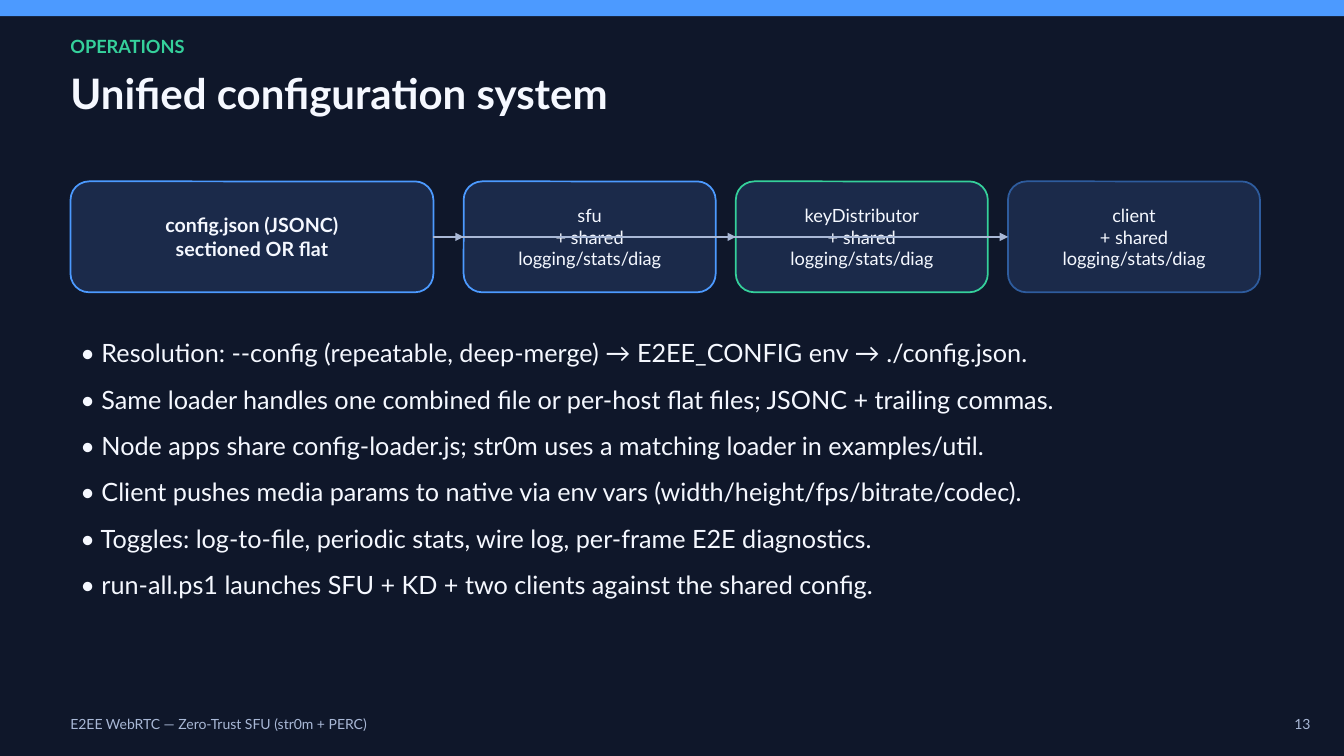
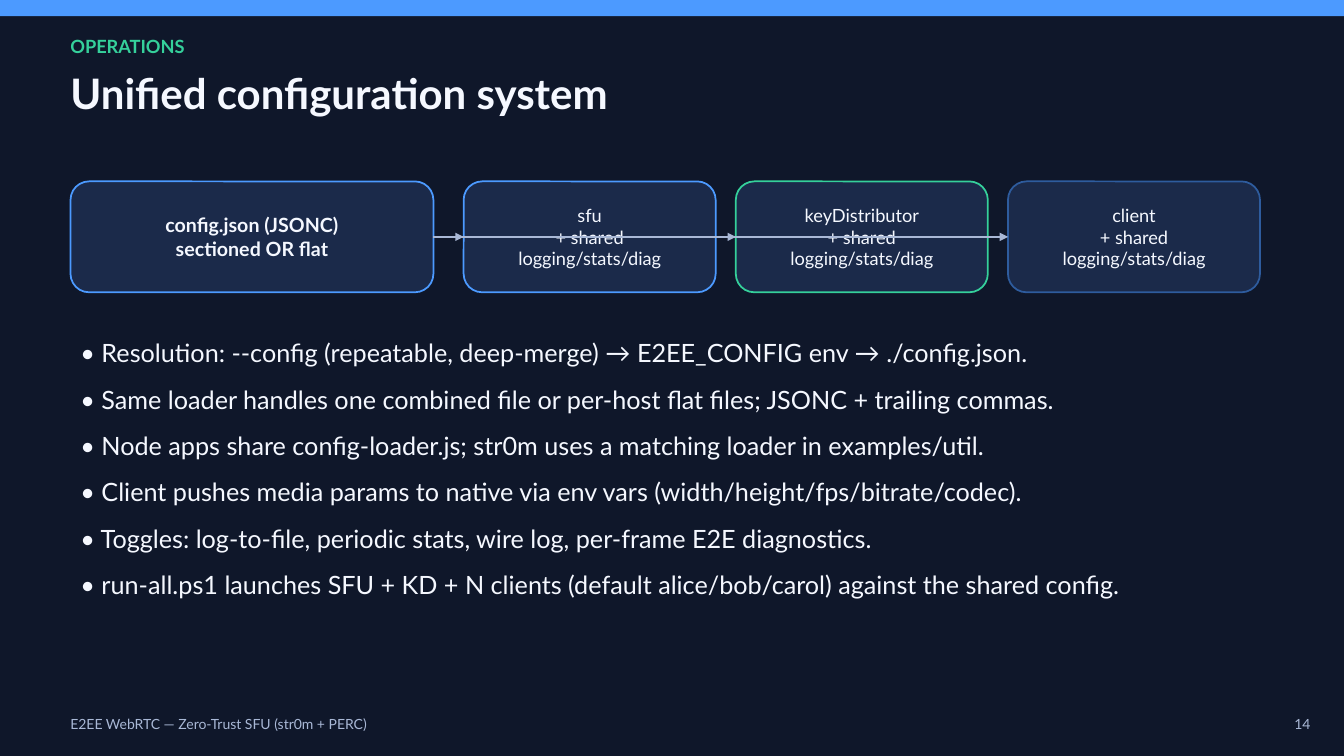
Before and after one commit to mosamorosev/str0m-e2ee, a slide deck: slide 15 of docs/E2EE-Architecture.pptx (slide 14 before the commit). Drawn at 1344x756 pixels with LibreOffice and Linux fonts; fonts in the diff are those of the drawing. Boxes give left, top, right and bottom in pixels: in the first picture for what was removed or moved away, otherwise in the second. Text is boxed around its words. In the diff, an @@ line names an element or a change of style, - is before the commit and + after.

```diff
--- a/docs/E2EE-Architecture.pptx
+++ b/docs/E2EE-Architecture.pptx
@@ text at bbox=[101, 574, 1119, 599]: text changed @@
-• run-all.ps1 launches SFU + KD + two clients against the shared config.
+• run-all.ps1 launches SFU + KD + N clients (default alice/bob/carol) against the shared config.
@@ text at bbox=[1294, 719, 1310, 729]: text changed @@
-13
+14
```
Also in this commit, not shown: 3 other slides changed, 1 slide added, 12 other files.
